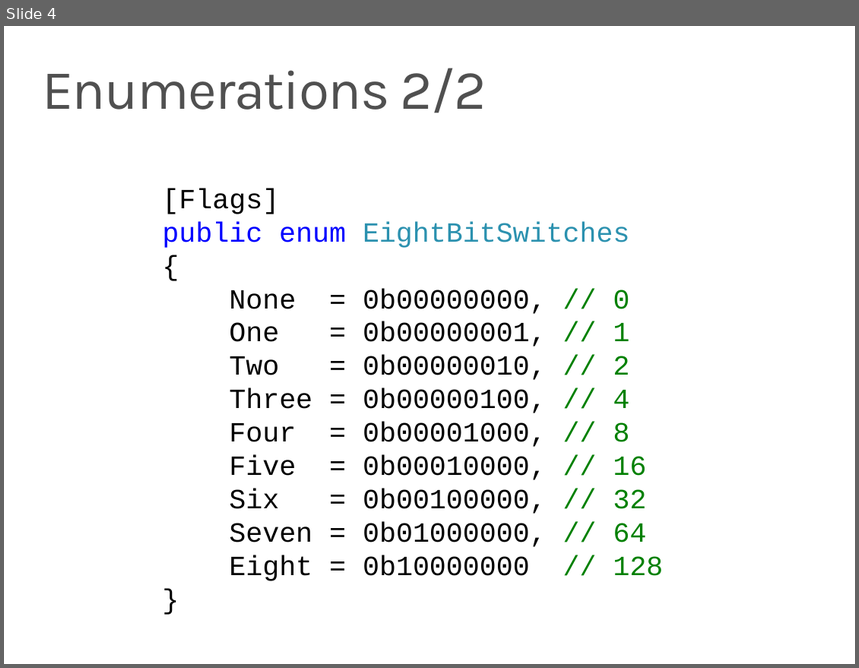
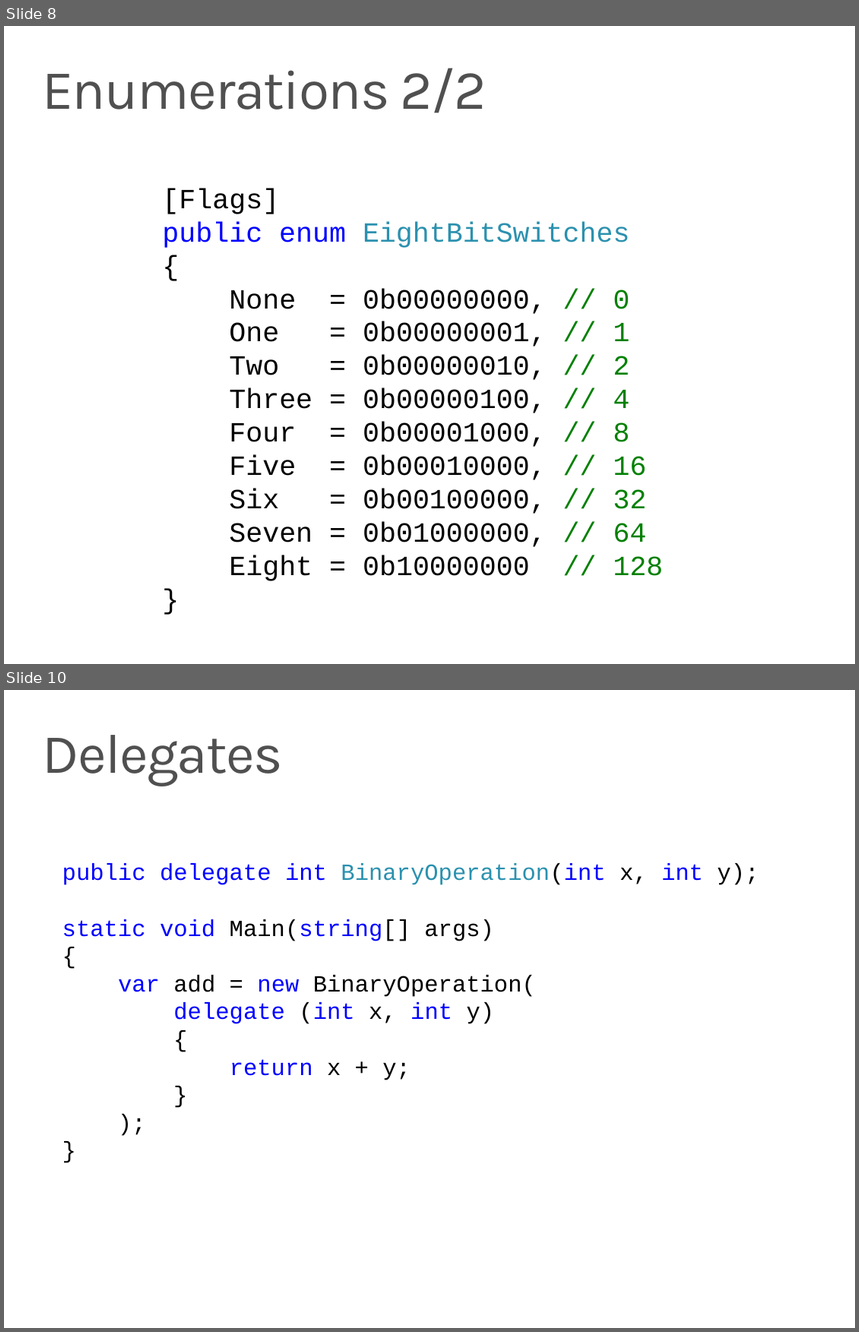
Before and after one commit to ondfisk/BDSA2018, a slide deck: Slides/Lecture03 - Lambdas and LINQ.pptx. Shown one above the other, each under a label of ours: slide 4 before the commit, slides 8 and 10 after it; the slides between them are not shown. The pictures are 859x668 and 859x1332 pixels, drawn with LibreOffice and Linux fonts; fonts in the diff are those of the drawing. Boxes give left, top, right and bottom in pixels: in the first picture for what was removed or moved away, otherwise in the second. Text is boxed around its words. In the diff, an @@ line names an element or a change of style, - is before the commit and + after.

```diff
--- a/Slides/Lecture03 - Lambdas and LINQ.pptx
+++ b/Slides/Lecture03 - Lambdas and LINQ.pptx
@@ slide 10 added at (4, 690, 855, 1328), background #FFFFFF @@
@@ title added at (42, 735, 283, 786), 48 pt, text #505050 @@
+Delegates
@@ text added at (63, 863, 759, 1081), 20 pt, text #0000FF @@
+public delegate int BinaryOperation(int x, int y);
+static void Main(string[] args)
+{
+var add = new BinaryOperation(
+delegate (int x, int y)
+{
+return x + y;
+}
+);
+}
@@ what was slide 4 is now slide 8 @@
```
Also in this commit, not shown: 3 slides changed, 12 other slides added, 4 slides removed, 7 other files.
